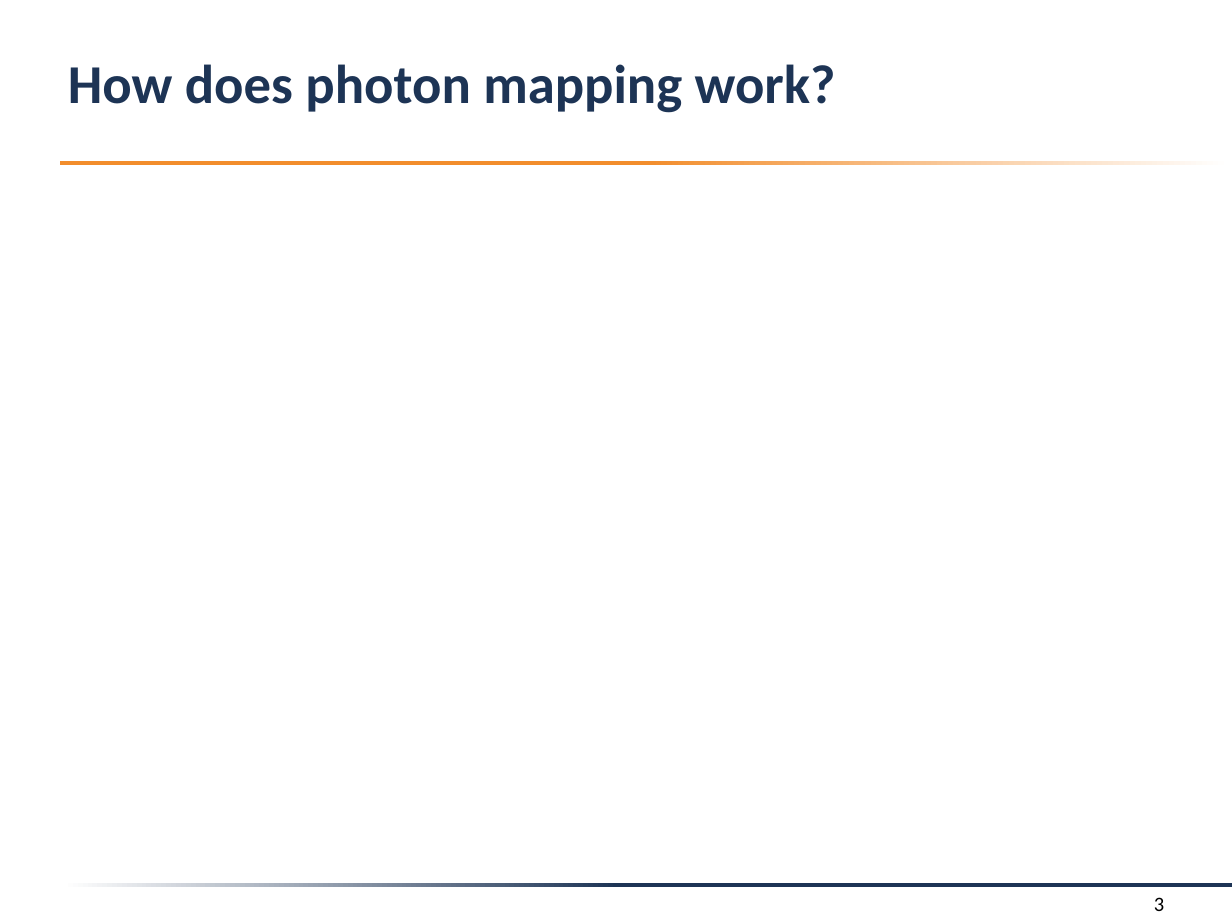
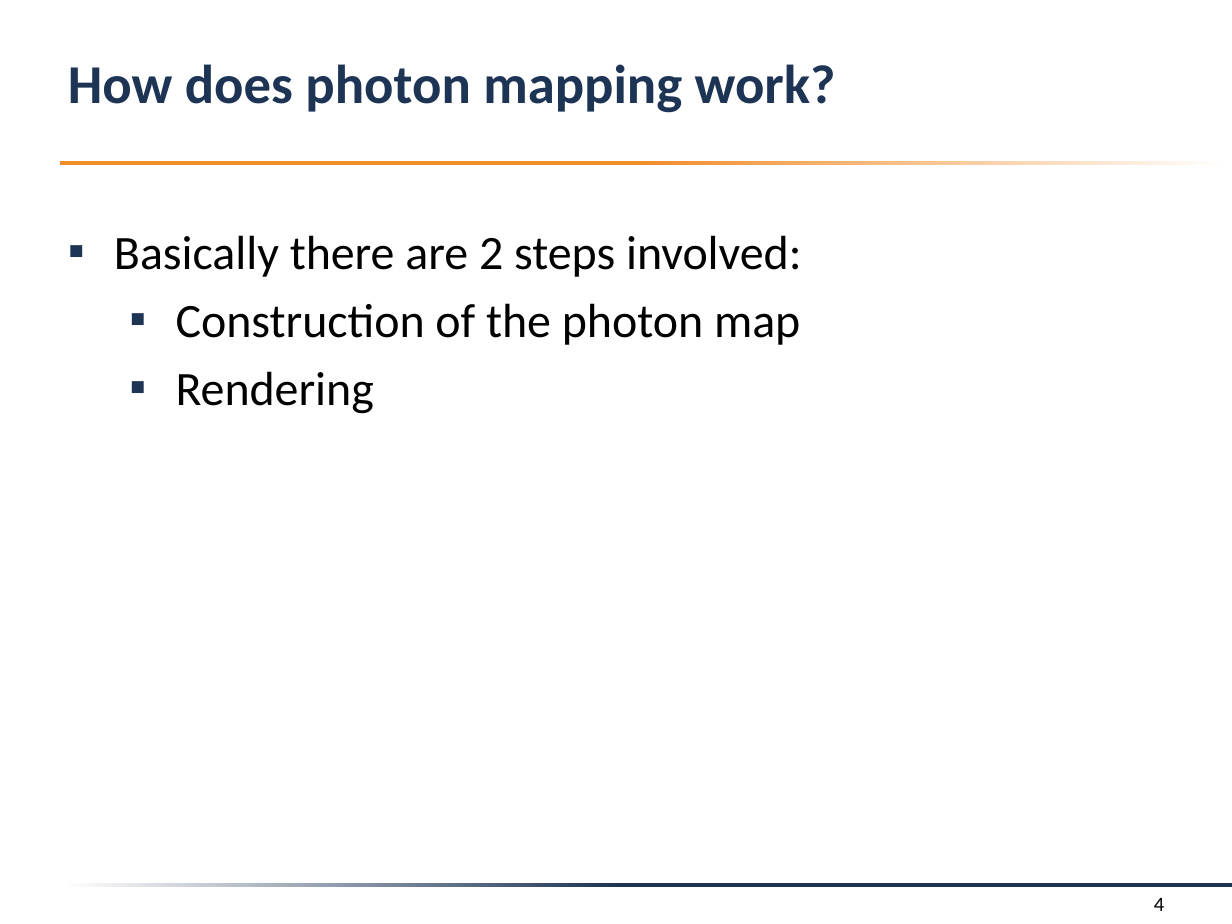
Before and after one commit to f-tischler/FortgeschritteneComputergrafik, a slide deck: slide 4 of Präsentation/presentation.pptx (slide 3 before the commit). Drawn at 1232x924 pixels with LibreOffice and Linux fonts; fonts in the diff are those of the drawing; background and template pictures are left out. Boxes give left, top, right and bottom in pixels: in the first picture for what was removed or moved away, otherwise in the second. Text is boxed around its words. In the diff, an @@ line names an element or a change of style, - is before the commit and + after.

```diff
--- a/Präsentation/presentation.pptx
+++ b/Präsentation/presentation.pptx
@@ text added at (114,235,801,414), 28 pt, text #000000 @@
+▪ Basically there are 2 steps involved:
+  ▪ Construction of the photon map
+  ▪ Rendering
@@ page number at (1154,898,1164,911): text changed @@
-3
+4
```
Also in this commit, not shown: 2 other slides changed, 4 slides added, 2 slides removed, 3 other files.
